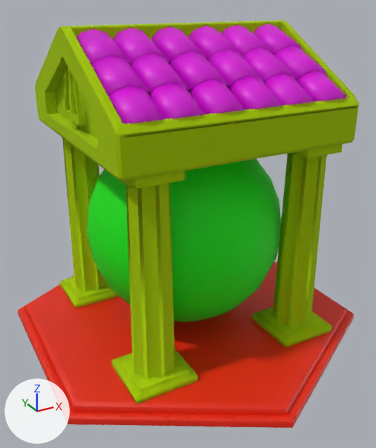
The Blender file Assets/RESOURCES/Models/FishbowlLevel1.blend as it was, and as the next commit left it.
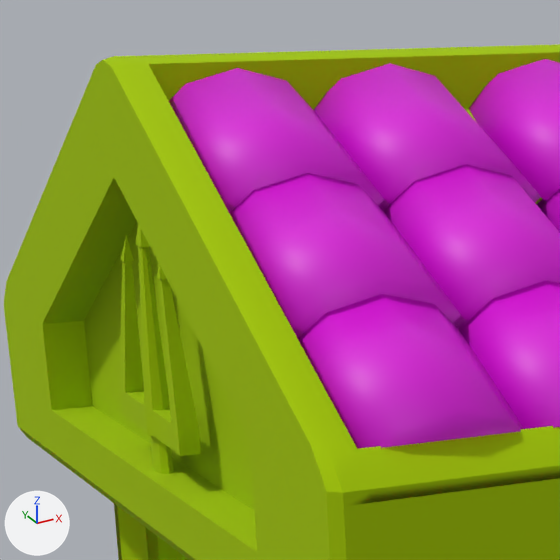
Each version appears first whole from a camera (50 mm lens) standing at (-2.36, -4.37, 3.31) and looking at (-0.04, -0.15, 1.2), and next in a close-up on the part from 9% to 46% of the width and 3% to 34% of the height. The lights are fixed; the arrows at lower left show +X, +Y and +Z.

Objects in the first close-up: 'Columns', 'Roof', 'Tiles'.
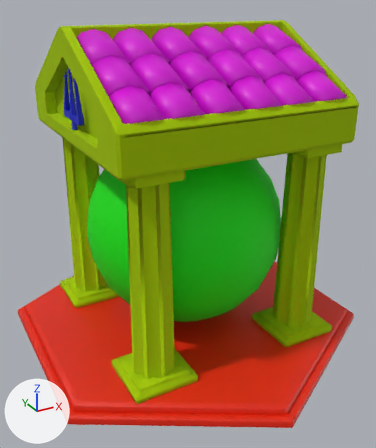
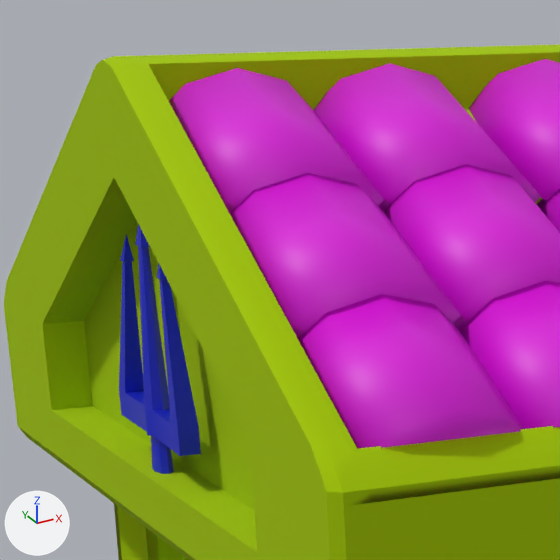
Pixel boxes (x1, y1, x2, y2) of what changed, in the close-ups (560 x 560 px):
part 1 of me_cube_002, recoloured (green to blue)
    both: (119, 224, 201, 474)

Diff of the bpy script that builds the scene:
```diff
--- a/Assets/RESOURCES/Models/FishbowlLevel1.blend.py
+++ b/Assets/RESOURCES/Models/FishbowlLevel1.blend.py
@@ mat_trident @@
+mat_trident = principled_material('Trident')
+mat_trident.base_color = (0.0, 0.0103, 0.604)  # blue #001acc
@@ me_cube_002 @@
 me_cube_002.from_pydata(...)  # 332 vertices, 332 faces; spans x -1.12..1.12, y -1.12..1.12, z 2.1..3.09
 # used by ob_roof; location = (0.0, 0.0, 0.0)
+# me_cube_002 part 1: 103 of the faces centred in x -1.1..-1.05, y -0.23..0.22, z 2.22..2.76 switch from mat_columns (green #a5c900) to mat_trident (blue #001acc)
+# me_cube_002 part 2: 103 of the faces centred in x 1.0..1.06, y -0.23..0.22, z 2.22..2.76 switch from mat_columns (green #a5c900) to mat_trident (blue #001acc)
```
